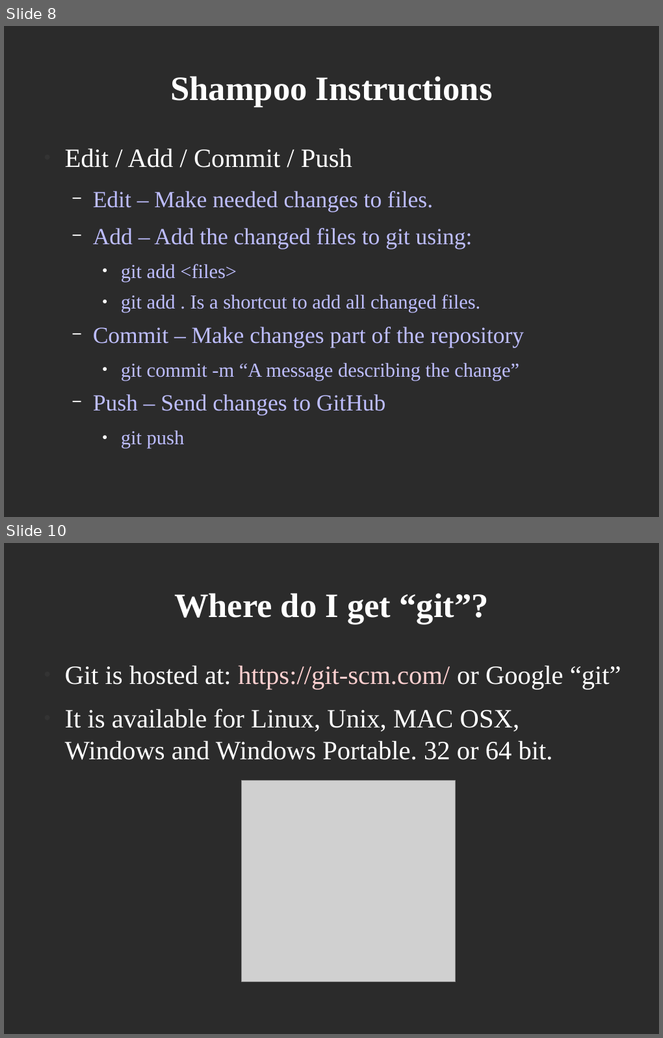
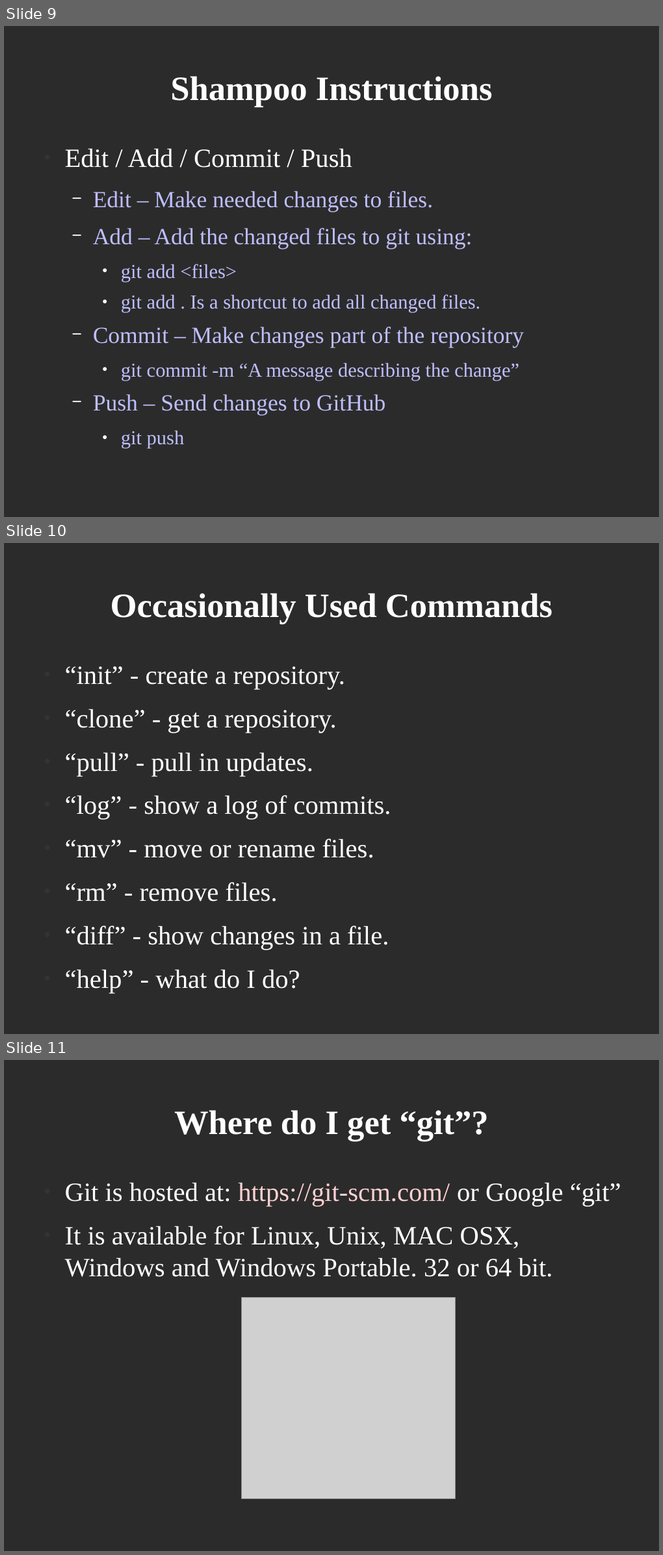
Before and after one commit to PeterCamilleri/ideas, a slide deck: Talks/DPCUC_Talk_20_03_12.odp. Shown one above the other, each under a label of ours: slides 8 and 10 before the commit, slides 9, 10 and 11 after it; the slides between them are not shown. The pictures are 663x1038 and 663x1555 pixels, drawn with LibreOffice and Linux fonts; fonts in the diff are those of the drawing; grey boxes stand for pictures; background and template pictures are left out; a plain dark background stands for a picture behind light text. Boxes give left, top, right and bottom in pixels: in the first picture for what was removed or moved away, otherwise in the second. Text is boxed around its words. In the diff, an @@ line names an element or a change of style, - is before the commit and + after.

```diff
--- a/Talks/DPCUC_Talk_20_03_12.odp
+++ b/Talks/DPCUC_Talk_20_03_12.odp
@@ slide 10 added at [4, 543, 659, 1034], background picture (left out) @@
@@ title added at [111, 593, 553, 624], 41.4 pt, text #FFFFFF, bold @@
+Occasionally Used Commands
@@ text added at [65, 667, 391, 993], 32 pt, text #FFFFFF @@
+● “init” - create a repository.
+● “clone” - get a repository.
+● “pull” - pull in updates.
+● “log” - show a log of commits.
+● “mv” - move or rename files.
+● “rm” - remove files.
+● “diff” - show changes in a file.
+● “help” - what do I do?
@@ what was slide 8 is now slide 9 @@
@@ what was slide 10 is now slide 11 @@
```
Also in this commit, not shown: 2 other files.
